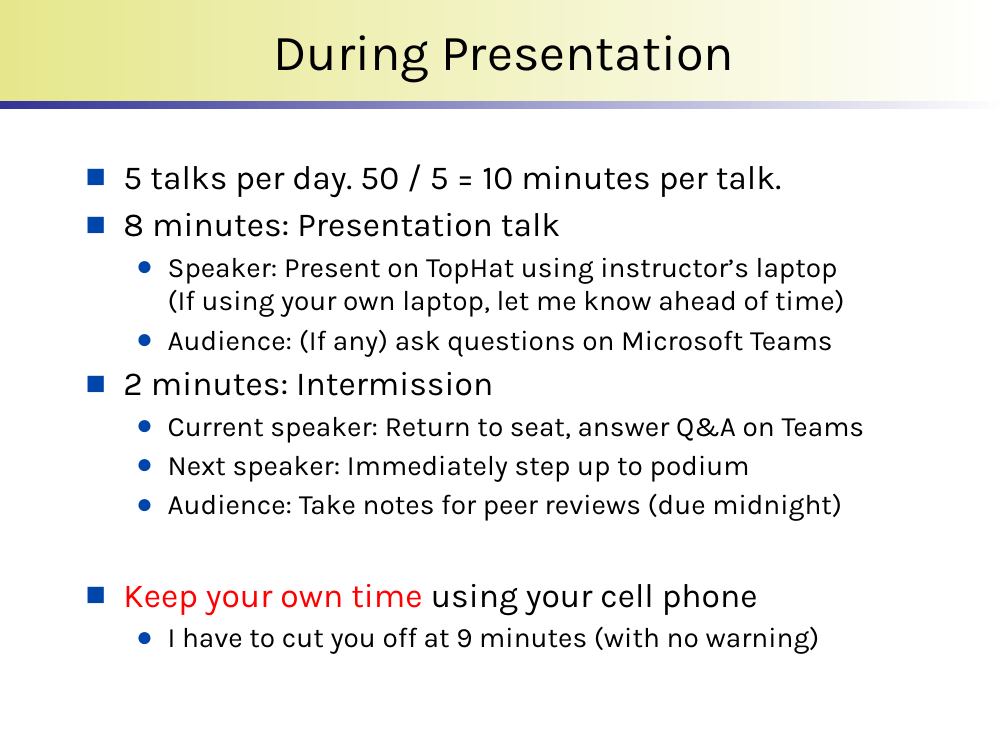
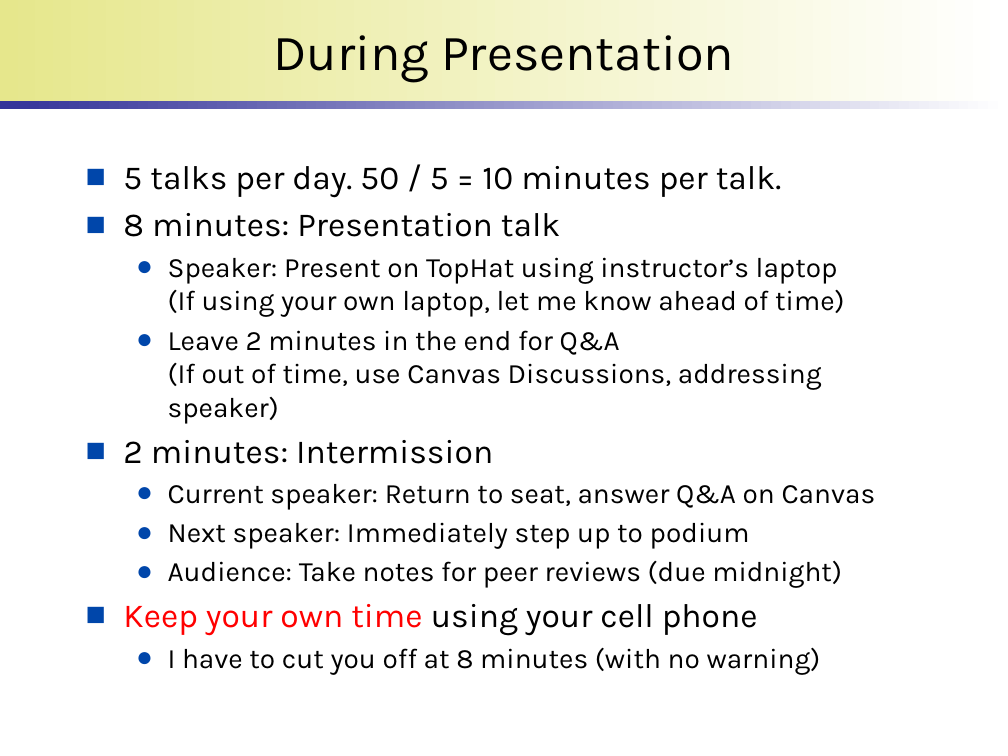
Before and after one commit to wonsunahn/Capstone_Fall2023, a slide deck: slide 9 of lectures/introduction-internship.pptx. Drawn at 1008x756 pixels with LibreOffice and Linux fonts; fonts in the diff are those of the drawing; background and template pictures are left out. Boxes give left, top, right and bottom in pixels: in the first picture for what was removed or moved away, otherwise in the second. Text is boxed around its words. In the diff, an @@ line names an element or a change of style, - is before the commit and + after.

```diff
--- a/lectures/introduction-internship.pptx
+++ b/lectures/introduction-internship.pptx
@@ text at box(168, 330, 822, 424): text changed @@
-  ● Audience: (If any) ask questions on Microsoft Teams
+  ● Leave 2 minutes in the end for Q&A
+    (If out of time, use Canvas Discussions, addressing speaker)
@@ text at box(168, 484, 876, 510): text changed @@
-  ● Current speaker: Return to seat, answer Q&A on Teams
+  ● Current speaker: Return to seat, answer Q&A on Canvas
@@ text at box(168, 647, 821, 675): text changed @@
-  ● I have to cut you off at 9 minutes (with no warning)
+  ● I have to cut you off at 8 minutes (with no warning)
```
Also in this commit, not shown: 3 other slides changed.
